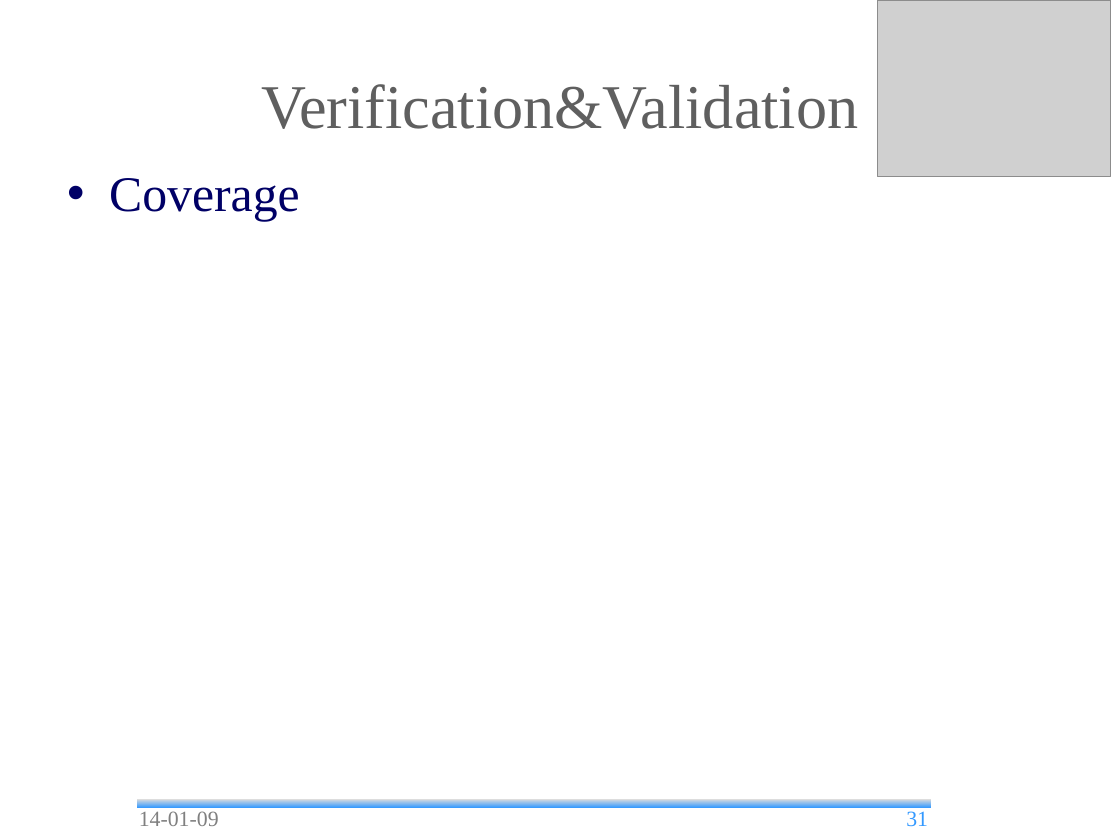
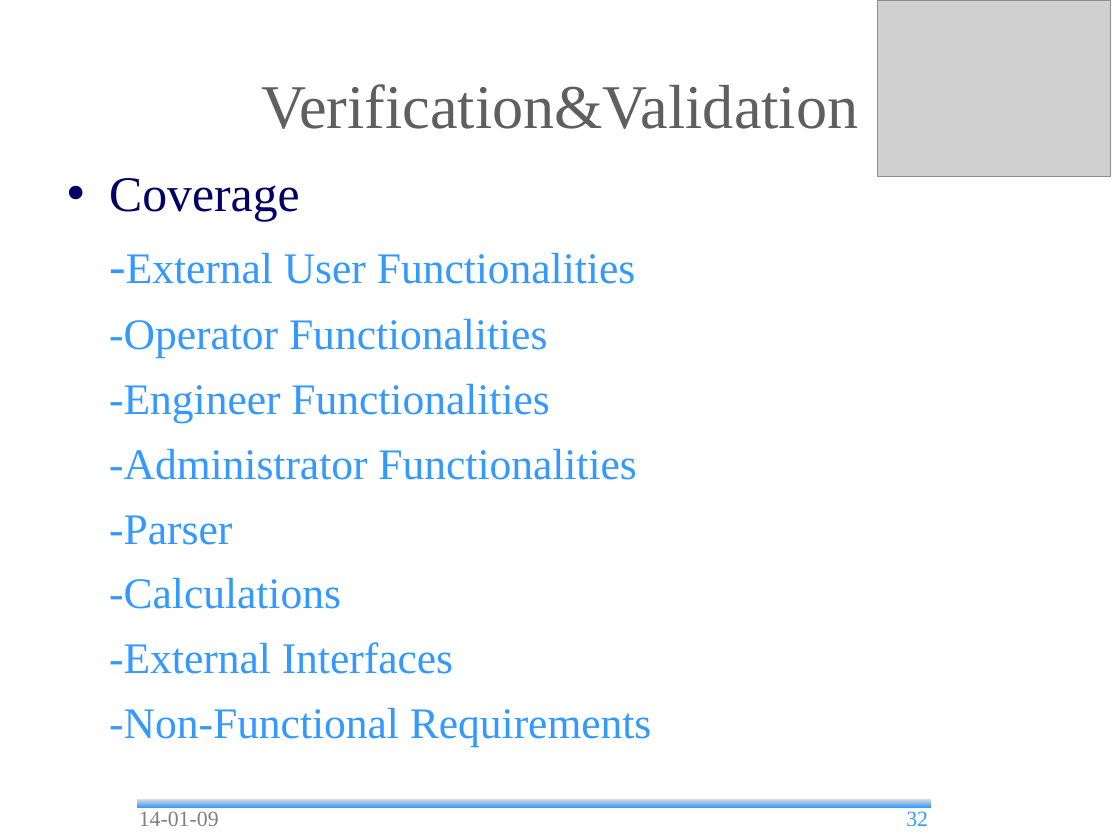
Before and after one commit to andrea-bottoli/DSD, a slide deck: slide 32 of Documentation/Presentations/Final_Presentation.odp (slide 31 before the commit). Drawn at 1120x840 pixels with LibreOffice and Linux fonts; fonts in the diff are those of the drawing; grey boxes stand for pictures; background and template pictures are left out. Boxes give left, top, right and bottom in pixels: in the first picture for what was removed or moved away, otherwise in the second. Text is boxed around its words. In the diff, an @@ line names an element or a change of style, - is before the commit and + after.

```diff
--- a/Documentation/Presentations/Final_Presentation.odp
+++ b/Documentation/Presentations/Final_Presentation.odp
@@ text at (109,252,651,746): paragraphs added @@
+-External User Functionalities
+-Operator Functionalities
+-Engineer Functionalities
+-Administrator Functionalities
+-Parser
+-Calculations
+-External Interfaces
+-Non-Functional Requirements
@@ page number at (906,811,928,827): text changed @@
-31
+32
```
Also in this commit, not shown: 3 other slides changed, 1 slide added.
